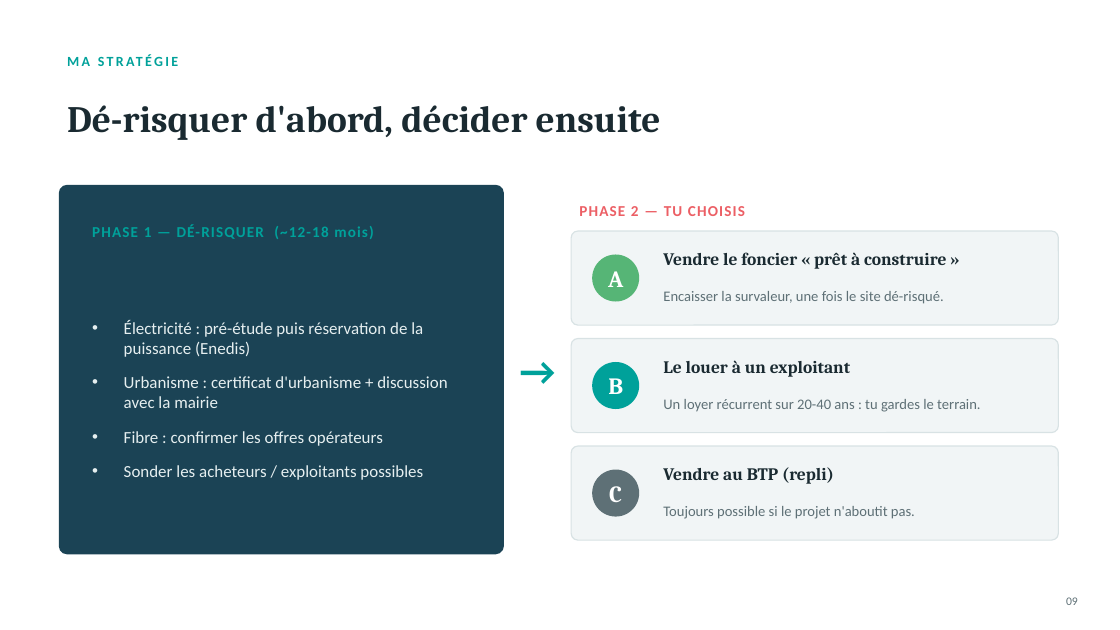
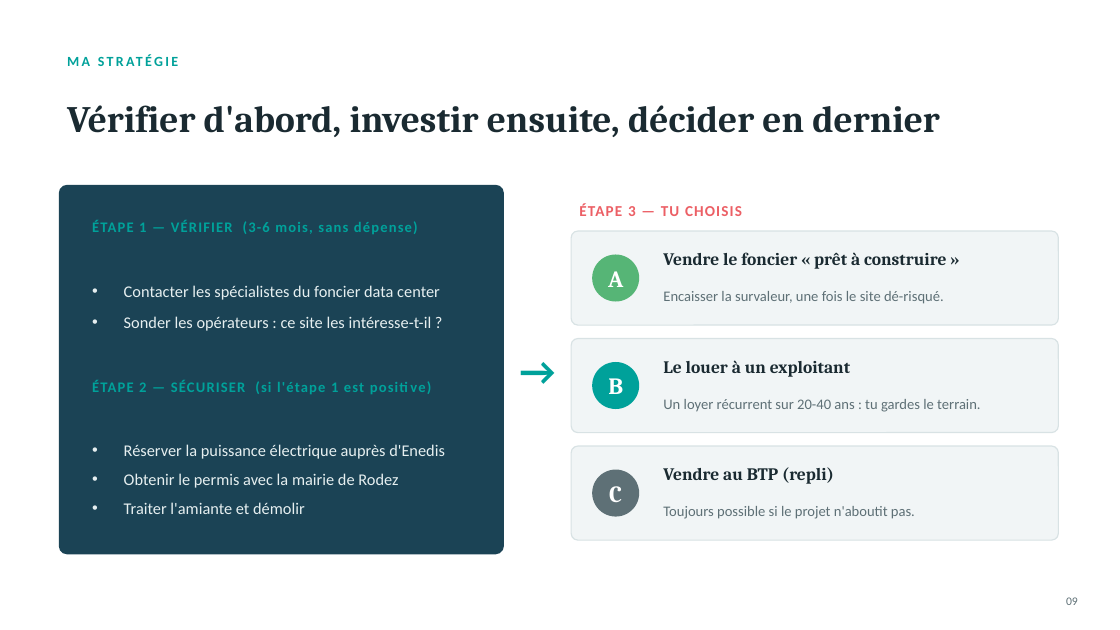
Before and after one commit to cdelbes/DC, a slide deck: slide 9 of deck/Deck-Foncier-Bel-Air.pptx. Drawn at 1120x630 pixels with LibreOffice and Linux fonts; fonts in the diff are those of the drawing. Boxes give left, top, right and bottom in pixels: in the first picture for what was removed or moved away, otherwise in the second. Text is boxed around its words. In the diff, an @@ line names an element or a change of style, - is before the commit and + after.

```diff
--- a/deck/Deck-Foncier-Bel-Air.pptx
+++ b/deck/Deck-Foncier-Bel-Air.pptx
@@ text at bbox=[67, 105, 940, 137]: text changed @@
-Dé-risquer d'abord, décider ensuite
+Vérifier d'abord, investir ensuite, décider en dernier
@@ text at bbox=[579, 203, 742, 216]: text changed @@
-PHASE 2 — TU CHOISIS
+ÉTAPE 3 — TU CHOISIS
@@ text at bbox=[92, 220, 418, 234]: text changed; size 13 to 12.5 pt @@
-PHASE 1 — DÉ-RISQUER (~12-18 mois)
+ÉTAPE 1 — VÉRIFIER (3-6 mois, sans dépense)
@@ text added at bbox=[124, 285, 440, 331], 14 pt, text #E6EFF0 @@
+• Contacter les spécialistes du foncier data center
+• Sonder les opérateurs : ce site les intéresse-t-il ?
@@ text removed at bbox=[124, 320, 447, 480] @@
-• Électricité : pré-étude puis réservation de la puissance (Enedis)
-• Urbanisme : certificat d'urbanisme + discussion avec la mairie
-• Fibre : confirmer les offres opérateurs
-• Sonder les acheteurs / exploitants possibles
@@ text added at bbox=[92, 380, 364, 394], 12.5 pt, text #00A19A, bold @@
+ÉTAPE 2 — SÉCURISER (si l'étape 1 est positive)
@@ text added at bbox=[124, 444, 445, 514], 14 pt, text #E6EFF0 @@
+• Réserver la puissance électrique auprès d'Enedis
+• Obtenir le permis avec la mairie de Rodez
+• Traiter l'amiante et démolir
```
Also in this commit, not shown: 3 other slides changed, 1 slide added, 1 slide removed, 1 other file.
